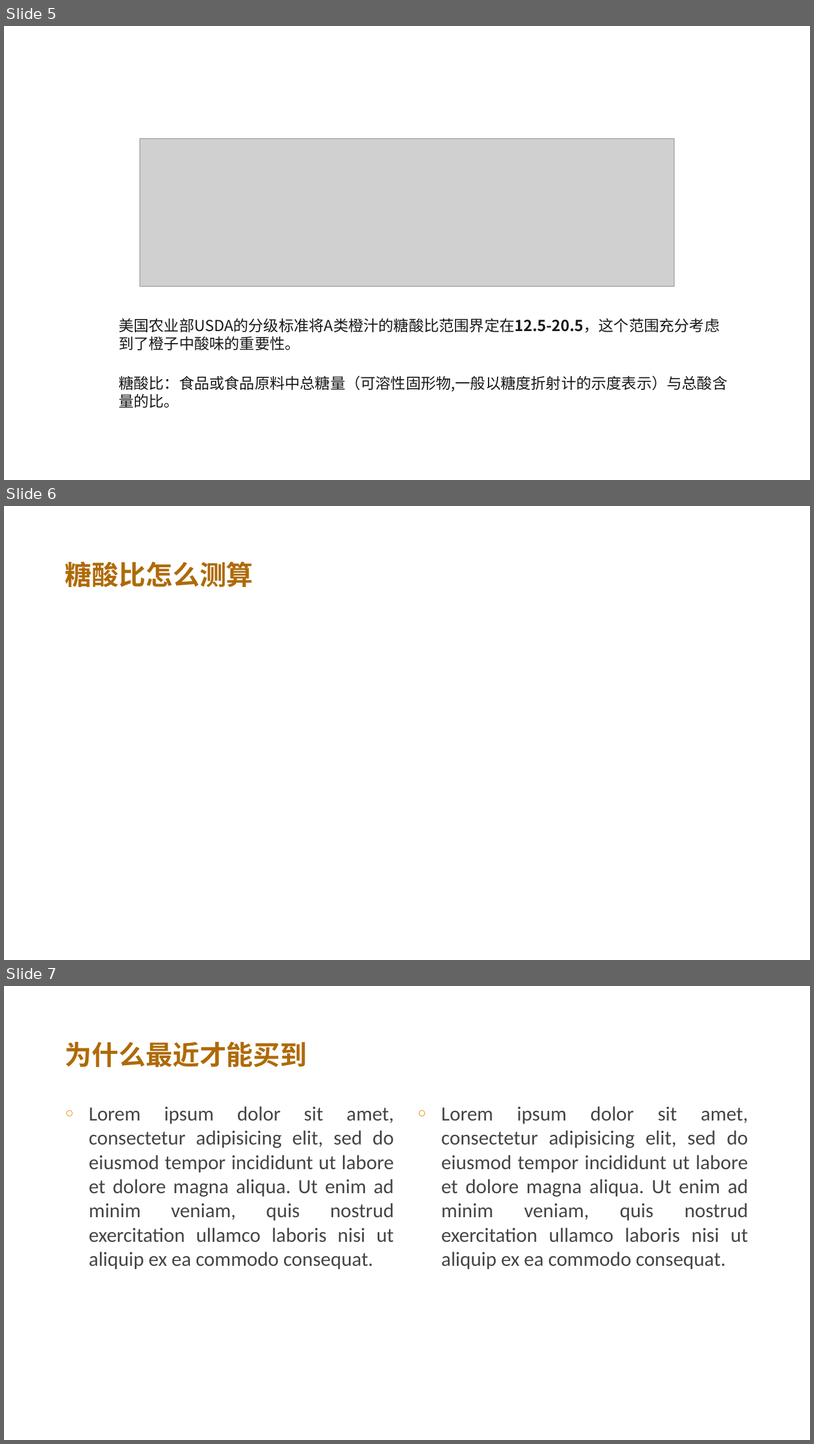
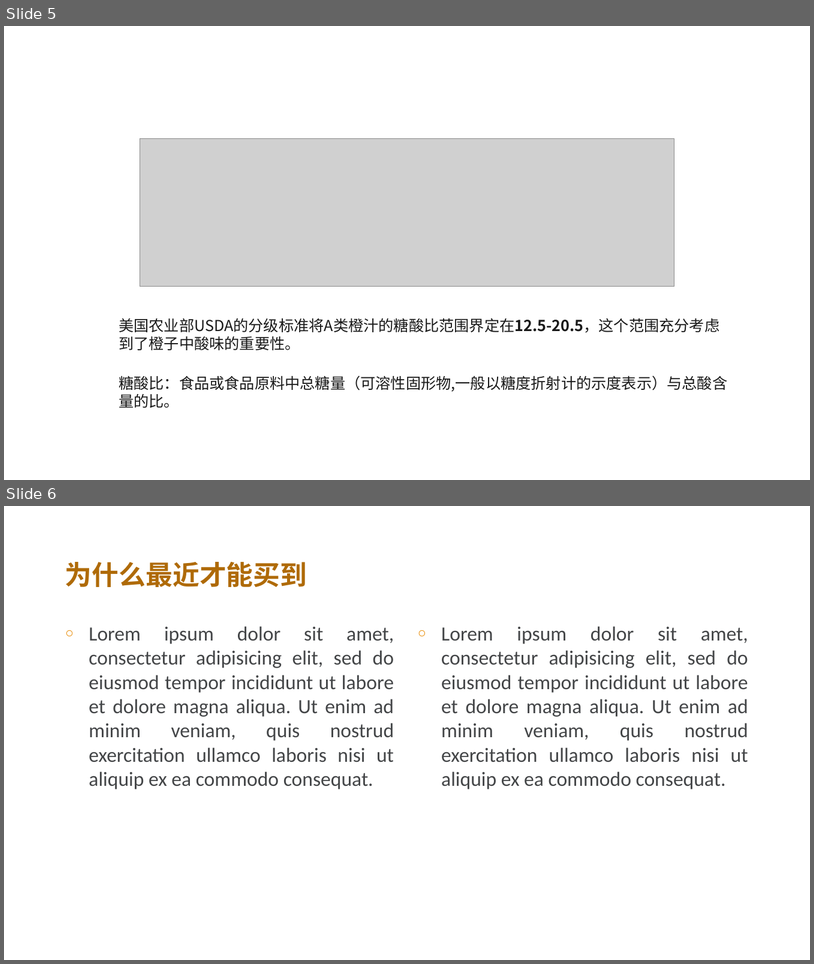
Before and after one commit to FredJiangFei/freetalk, a slide deck: 17.5/橙子.pptx. Shown one above the other, each under a label of ours: slides 5, 6 and 7 before the commit, slides 5 and 6 after it. The pictures are 814x1444 and 814x964 pixels, drawn with LibreOffice and Linux fonts; fonts in the diff are those of the drawing; grey boxes stand for pictures; background and template pictures are left out. Boxes give left, top, right and bottom in pixels: in the first picture for what was removed or moved away, otherwise in the second. Text is boxed around its words. In the diff, an @@ line names an element or a change of style, - is before the commit and + after.

```diff
--- a/17.5/橙子.pptx
+++ b/17.5/橙子.pptx
@@ slide 6 removed at [4, 506, 810, 960], background picture (left out); not listed: 1 template element that a slide beside it also shows @@
@@ text removed at [65, 561, 254, 587] @@
-糖酸比怎么测算
@@ what was slide 7 is now slide 6 @@
```
Also in this commit, not shown: 1 slide changed.
